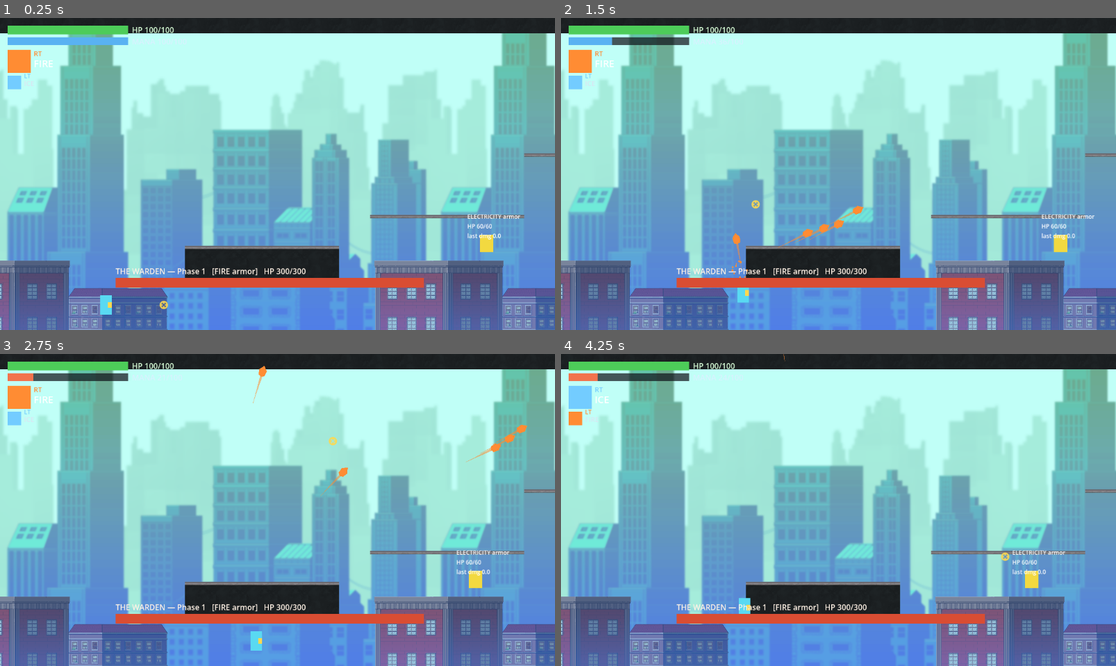
Above: before the commit, frames 1-4 (two rows, left to right).
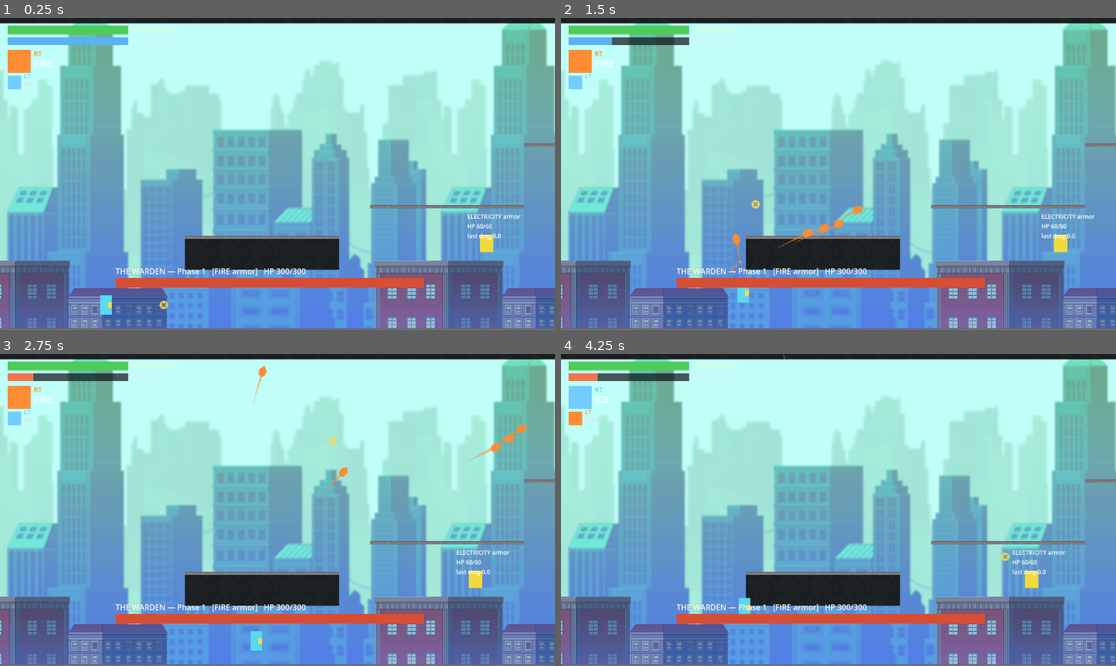
Above: after the commit, the same moments.

Repository: lordiwa/mageRage
Game: Godot game, scene res://levels/sector_02.tscn
Two runs of this game, one before a commit and one after it. Both use one fixed random seed, a clock stepped at 60 frames per second and the inputs below.
Inputs (mouse positions are in pixels of both pictures, inside the frame that each line leads up to):
- Up to frame 1 (0.25 s): no input
- Up to frame 2 (1.5 s): tap Enter at 0.5 s; move the mouse to (960, 158) at 0.52 s; hold D (move_right) 0.53-1.25 s; hold E (cast_primary) 0.53-1.25 s; click (960, 158) at 0.67 s; tap Space (jump) at 0.77 s; drag from (727, 189) to (810, 233) at 1.27 s
- Up to frame 3 (2.75 s): move the mouse to (333, 441) at 2.02 s; hold D (move_right) from 2.03 s (still down); tap Shift (dash) at 2.1 s
- Up to frame 4 (4.25 s): release D (move_right) at 2.75 s; drag from (810, 572) to (1060, 444) at 2.77 s; move the mouse to (1005, 556) at 3.52 s; hold A (move_left) from 3.53 s (still down); tap 2 (element_2) at 3.6 s; tap Space (jump) at 3.77 s

The runs differ from the first frame. In frame 1, 6.1% of the frame differs, in the area x 0-100%, y 1-100%; in frame 2, 6.1%; in frame 3, 6.1%; in frame 4, 6.1%.

Commit message:
fix(TASK-048): seat the visible tile floor under the hero's feet
The hero looked airborne in sector_02 (live: 'estoy flotando en el aire')
even though collision works. Root cause: the floor-cap art (Tile_27) is
fully TRANSPARENT for its top ~44.53% — its solid grey lip only begins
partway down the tile. With the cap row painted at cell cy=5 (cell-top
world y=320) the VISIBLE solid lip rendered at y=348.5, ~20px BELOW the
feet line (collision floor top y=328), so the dark parallax showed through
the gap under the feet. TASK-046 only swapped textures, never positions,
so this vertical gap was never closed.

Fix (VISUAL ONLY): nudge the CityTiles TileMapLayer up by the cap's opaque
header height (position.y = -20.5) so every cap's VISIBLE solid lip lands on
its collision surface — the floor cap lip now sits at y=328, directly under
the hero's feet across the whole walkway. The nudge is derived (not magic)
in the tiles generator from the measured cap opaque-onset, and baked into
levels/sector_02_tiles.tscn.

Verified by a real settled-player gameplay screenshot: the hero stands ON a
continuous grey tile floor with no void below the feet.

SAFETY: no collision touched. The TileMapLayer carries no physics layer;
the tile_map_data (painted cells) is byte-identical. The sector_02
StaticBody2D bodies/shapes, corridor metrics (floor top 328 / ceiling
bottom -288) and the 98px boss gap are unchanged — corridor-span and
boss-reachability tests pass UNCHANGED (full GUT suite 652/652 green).

Co-Authored-By: Claude Opus 4.8 (1M context) <noreply@anthropic.com>

Diff:
--- a/levels/sector_02_tiles.tscn
+++ b/levels/sector_02_tiles.tscn
@@ -2,8 +2,9 @@
 
 [ext_resource type="TileSet" path="res://assets/tilesets/city/city_tileset.tres" id="1_h35jq"]
 
-[node name="CityTiles" type="TileMapLayer" unique_id=839704369]
+[node name="CityTiles" type="TileMapLayer" unique_id=1919469902]
 z_index = -2
+position = Vector2(0, -20.4992)
 scale = Vector2(0.5, 0.5)
 tile_map_data = PackedByteArray("AAAAAAUAAQAAAAAAAAABAAUAAQAAAAAAAAACAAUAAQAAAAAAAAADAAUAAQAAAAAAAAAEAAUAAQAAAAAAAAAFAA …(5376 unchanged characters)…
 tile_set = ExtResource("1_h35jq")
--- a/tools/build_sector_02_tiles.gd
+++ b/tools/build_sector_02_tiles.gd
@@ -20,6 +20,19 @@
 const FILL := 0   # source_id for Tile_88 (full grate body)
 const CAP := 1    # source_id for Tile_85 (rail-capped top surface)
 const ATLAS := Vector2i(0, 0)
+
+## TASK-048 floor-alignment nudge. The CAP texture (Tile_27) is TRANSPARENT for its
+## top ~44.53% — its solid grey lip only begins partway down the tile — so the floor
+## cap cell (whose CELL-top sits at world y=320, the snapped cap row for floor top 328)
+## renders its VISIBLE lip at 320 + 0.4453*64 = 348.5, i.e. ~20px BELOW the hero's feet
+## (the live bug: "estoy flotando en el aire"). We nudge the whole layer UP so that
+## visible lip lands on the collision floor top (y=328). VISUAL ONLY — the layer carries
+## no physics; the StaticBody2D collision is untouched. Derived (not magic) below.
+const CAP_OPAQUE_ONSET := 0.4453   # measured first-opaque row of Tile_27 (256px tall)
+const FLOOR_TOP := 328.0           # collision floor top (reused DD-011 corridor metric)
+const FLOOR_CAP_CELL_TOP := 320.0  # floor cap row cy=5 cell-top at layer position 0
+## Shift so (cap cell-top + opaque header) == the collision floor top: -20.5px.
+const LAYER_Y_NUDGE := FLOOR_TOP - (FLOOR_CAP_CELL_TOP + CAP_OPAQUE_ONSET * CELL)
 
 
 ## World-rect -> inclusive cell range [cx0..cx1] x [cy0..cy1] that COVERS the rect.
@@ -57,6 +70,8 @@
 	layer.tile_set = tileset
 	layer.scale = Vector2(0.5, 0.5)   # 128px tiles -> 64px world cells
 	layer.z_index = -2                # above the z<-10 parallax, below entities
+	# TASK-048: seat every cap's VISIBLE solid lip on its collision surface (see above).
+	layer.position = Vector2(0.0, LAYER_Y_NUDGE)
 
 	# --- Surfaces, from the EXACT collision footprints in sector_02.tscn ---------
 	# Floor: pos(2300,360) shape 4600x64 -> x[0..4600] y[328..392]; capped top.
